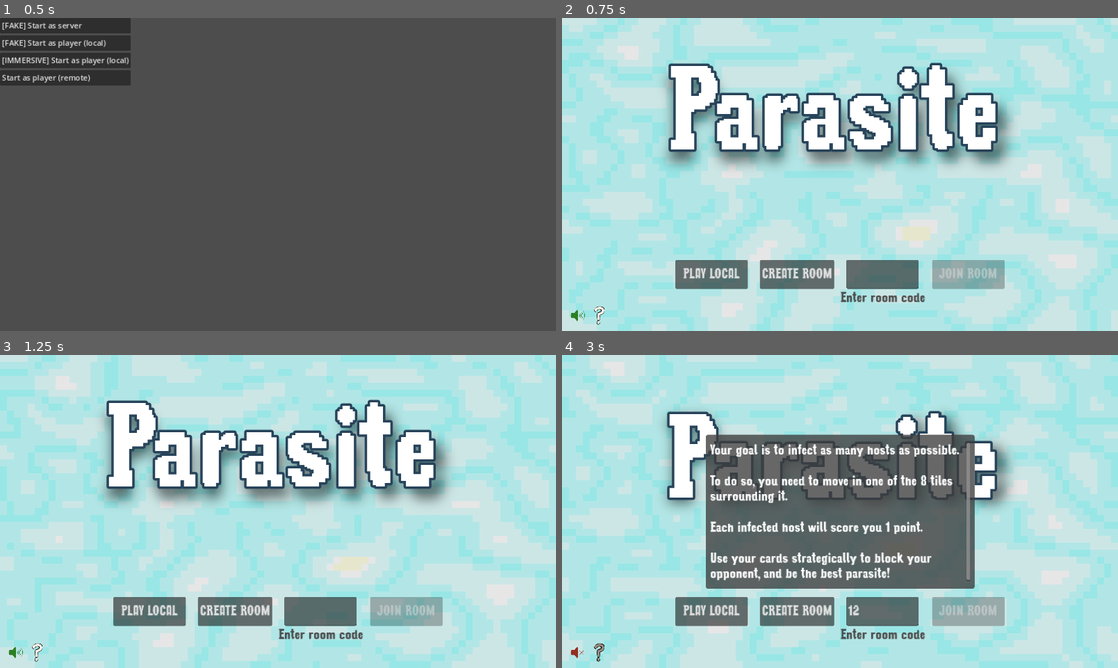
Above: before the commit, frames 1-4 (two rows, left to right).
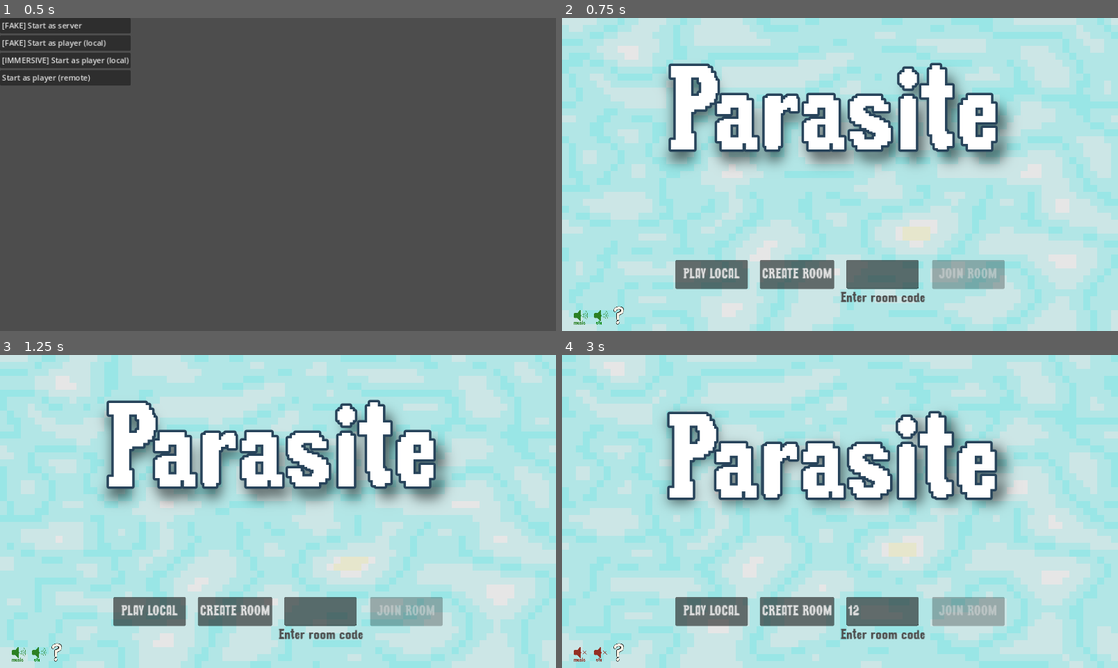
Above: after the commit, the same moments.

Repository: patator62180/GDWL_67
Game: Godot game, scene res://scenes/main/main.tscn
The game is run twice, just before and just after one commit, with the same random seed, the same clock (stepped at 60 frames per second) and the same inputs.
Inputs (mouse positions are in pixels of both pictures, inside the frame that each line leads up to):
- Up to frame 1 (0.5 s): no input
- Up to frame 2 (0.75 s): click "[FAKE] Start as player (local)" at 0.5 s
- Up to frame 3 (1.25 s): no input
- Up to frame 4 (3 s): click (884, 611) at 1.27 s; type "12" at 1.35 s; click (578, 652) at 2 s; click (600, 652) at 2.77 s

Frame 1 is identical in both runs. In frame 2, 0.2% of the frame differs, in the area x 1-12%, y 92-98%; in frame 3, 0.2%; in frame 4, 22%, in the area x 1-75%, y 25-98%.

Commit message:
sfx and music separated

Diff:
--- a/scenes/HUD/mute_and_help.gd
+++ b/scenes/HUD/mute_and_help.gd
@@ -1,20 +1,27 @@
 extends CanvasLayer
 
-@export var mute_button : BaseButton
+@export var mute_button_music : BaseButton
+@export var mute_button_sfx : BaseButton
 @export var help_button : TextureButton
 @export var help_panel : Panel
 
 signal mute_music
 
 func _ready():
-    mute_button.toggled.connect(_on_mute_sound_toggled)
+    mute_button_music.toggled.connect(_on_mute_sound_toggled)
+    mute_button_sfx.toggled.connect(_on_mute_sfx_toggled)
     help_button.toggled.connect(on_help_toggled)
 
 
 func _on_mute_sound_toggled(toggled_on):
     if toggled_on:
-        AudioServer.set_bus_mute(0, true)
-    else: AudioServer.set_bus_mute(0, false)
+        AudioServer.set_bus_mute(1, true)
+    else: AudioServer.set_bus_mute(1, false)
+
+func _on_mute_sfx_toggled(toggled_on):
+    if toggled_on:
+        AudioServer.set_bus_mute(2, true)
+    else: AudioServer.set_bus_mute(2, false)
 
 func on_help_toggled(toggled_on):
     if toggled_on:
--- a/scenes/HUD/mute_and_help.tscn
+++ b/scenes/HUD/mute_and_help.tscn
@@ -1,10 +1,12 @@
-[gd_scene load_steps=8 format=3 uid="uid://c7f7jqkl5jis6"]
+[gd_scene load_steps=10 format=3 uid="uid://c7f7jqkl5jis6"]
 
 [ext_resource type="Script" path="res://scenes/HUD/mute_and_help.gd" id="1_3nq6v"]
 [ext_resource type="Texture2D" uid="uid://barxn1d0cj0f0" path="res://sprites/help_normal.png" id="1_nfyei"]
 [ext_resource type="Texture2D" uid="uid://b1orgs2hp4nuk" path="res://sprites/help_pressed.png" id="2_k6il8"]
 [ext_resource type="Theme" uid="uid://bnf832jc7xfl4" path="res://scenes/background/theme_principal.tres" id="3_hvu0s"]
+[ext_resource type="Texture2D" uid="uid://b7m6r88nhjvat" path="res://sprites/sound_mute_sfx.png" id="4_dt2lj"]
 [ext_resource type="Texture2D" uid="uid://bla2q5wqubnu8" path="res://sprites/sound_mute.png" id="4_la11i"]
+[ext_resource type="Texture2D" uid="uid://c3oa3ccxv5lys" path="res://sprites/sound_unmute_sfx.png" id="5_sw0dn"]
 [ext_resource type="Texture2D" uid="uid://bsqi6cgf3k5c7" path="res://sprites/sound_unmute.png" id="5_swion"]
 
 [sub_resource type="StyleBoxFlat" id="StyleBoxFlat_r1ewv"]
@@ -16,13 +18,14 @@
 
 [node name="MuteAndHelp" type="Node"]
 
-[node name="CanvasLayer" type="CanvasLayer" parent="." node_paths=PackedStringArray("mute_button", "help_button", "help_panel")]
+[node name="CanvasLayer" type="CanvasLayer" parent="." node_paths=PackedStringArray("mute_button_music", "mute_button_sfx", "help_button", "help_panel")]
 script = ExtResource("1_3nq6v")
-mute_button = NodePath("MuteSound")
+mute_button_music = NodePath("MuteMusic")
+mute_button_sfx = NodePath("MuteSFX")
 help_button = NodePath("Help")
 help_panel = NodePath("HelpPanel")
 
-[node name="MuteSound" type="TextureButton" parent="CanvasLayer"]
+[node name="MuteMusic" type="TextureButton" parent="CanvasLayer"]
 offset_left = 15.0
 offset_top = 594.0
 offset_right = 59.0
@@ -33,10 +36,21 @@
 ignore_texture_size = true
 stretch_mode = 0
 
+[node name="MuteSFX" type="TextureButton" parent="CanvasLayer"]
+offset_left = 57.0
+offset_top = 594.0
+offset_right = 101.0
+offset_bottom = 638.0
+toggle_mode = true
+texture_normal = ExtResource("4_dt2lj")
+texture_pressed = ExtResource("5_sw0dn")
+ignore_texture_size = true
+stretch_mode = 0
+
 [node name="Help" type="TextureButton" parent="CanvasLayer"]
-offset_left = 59.0
+offset_left = 99.0
 offset_top = 596.0
-offset_right = 99.0
+offset_right = 139.0
 offset_bottom = 636.0
 toggle_mode = true
 texture_normal = ExtResource("1_nfyei")
--- a/scenes/host/host.tscn
+++ b/scenes/host/host.tscn
@@ -262,3 +262,4 @@
 [node name="AudioStreamPlayer" type="AudioStreamPlayer" parent="AnimationTree"]
 stream = ExtResource("5_426f7")
 pitch_scale = 0.25
+bus = &"FX"
Binary file changed: sprites/sound_mute.png
Binary file added: sprites/sound_mute_sfx.png
Not shown, added: sprites/sound_mute_sfx.png.import
Binary file changed: sprites/sound_unmute.png
Binary file added: sprites/sound_unmute_sfx.png
Not shown, added: sprites/sound_unmute_sfx.png.import
